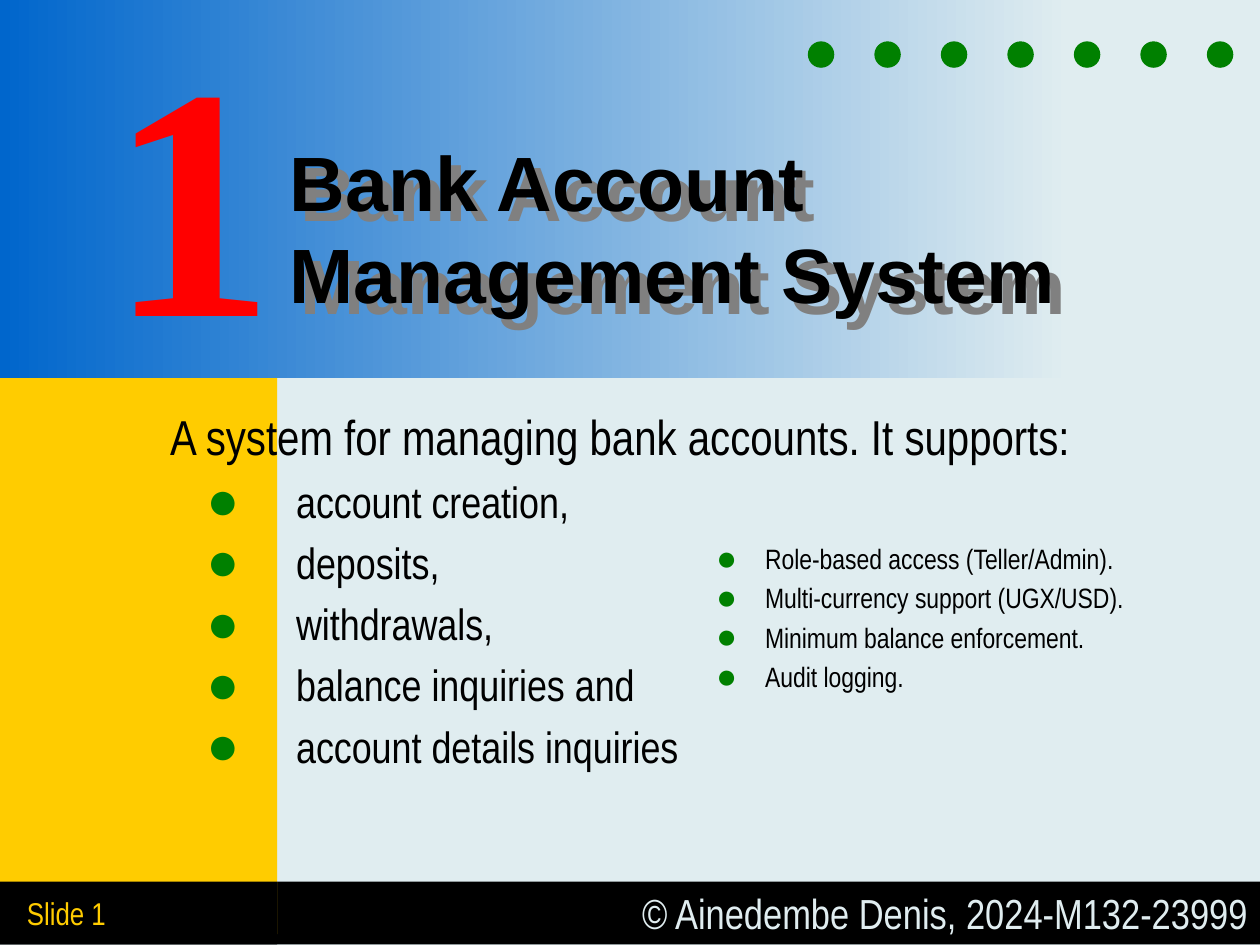
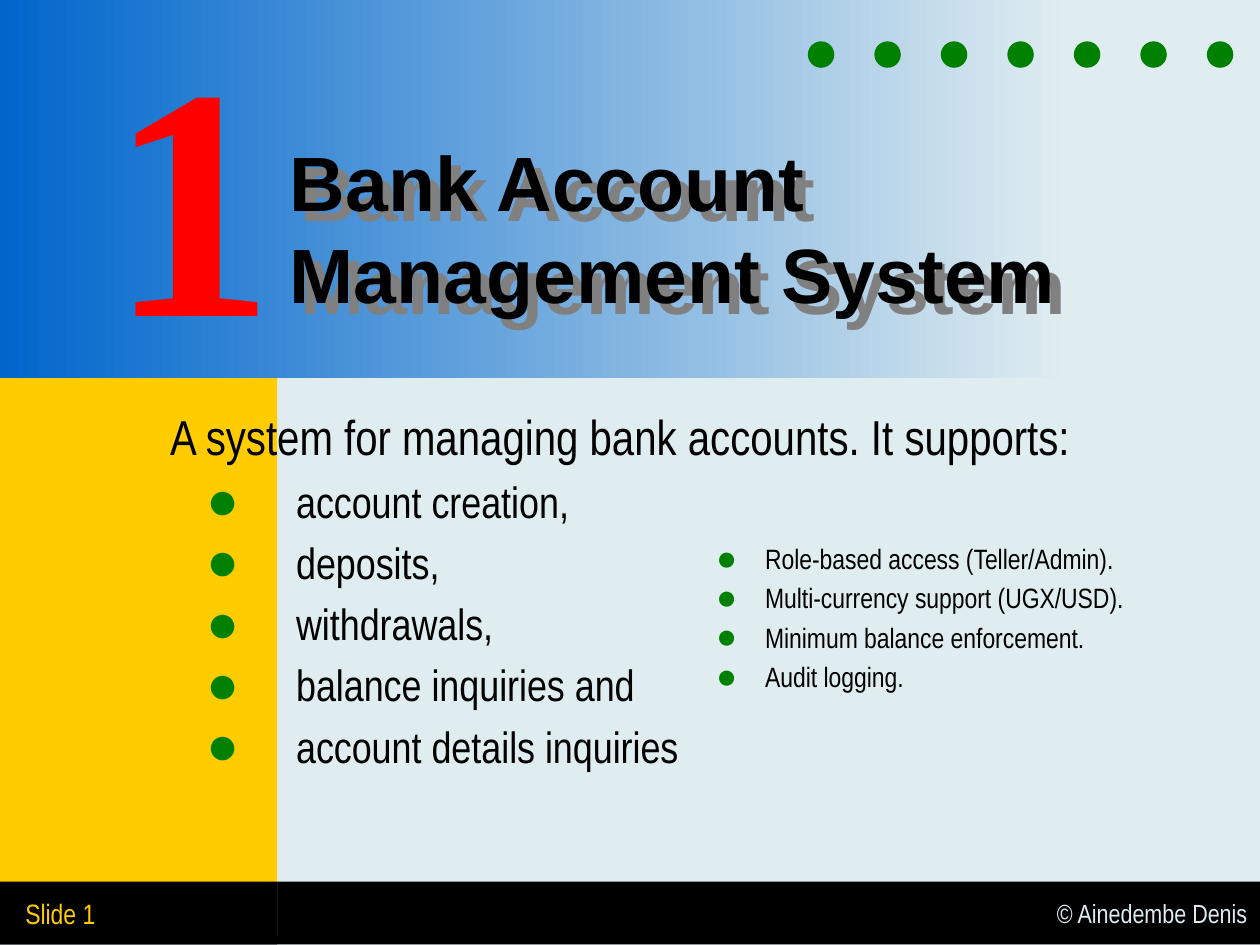
Before and after one commit to Ainedembe-Denis/Systems-Programing---C-PROJECTS, a slide deck: slide 2 of Ainedembe Denis - Presentation.pptx. Drawn at 1260x945 pixels with LibreOffice and Linux fonts; fonts in the diff are those of the drawing. Boxes give left, top, right and bottom in pixels: in the first picture for what was removed or moved away, otherwise in the second. Text is boxed around its words. In the diff, an @@ line names an element or a change of style, - is before the commit and + after.

```diff
--- a/Ainedembe Denis - Presentation.pptx
+++ b/Ainedembe Denis - Presentation.pptx
@@ rectangle "Slide 1" at (x1=0, y1=882, x2=277, y2=945): size 18 to 16 pt @@
@@ text in rectangle at (x1=1078, y1=904, x2=1247, y2=924): text changed; size 24 to 15 pt @@
-© Ainedembe Denis, 2024-M132-23999
+© Ainedembe Denis
```
Also in this commit, not shown: 2 other slides changed, 25 slides added, 25 other files.
